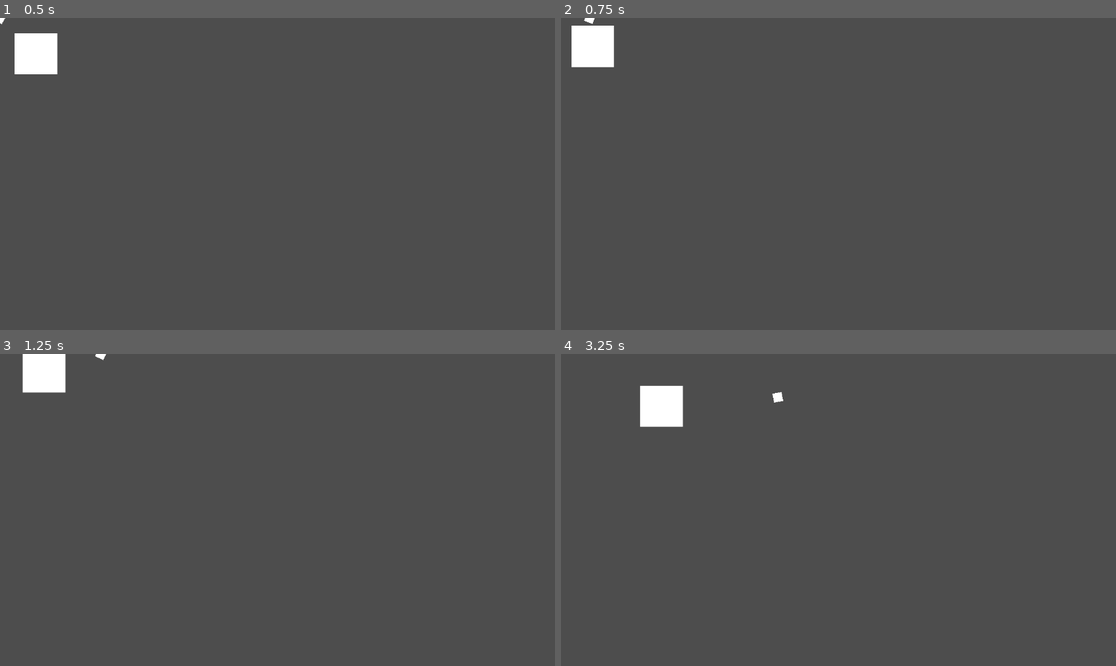
Above: before the commit, frames 1-4 (two rows, left to right).
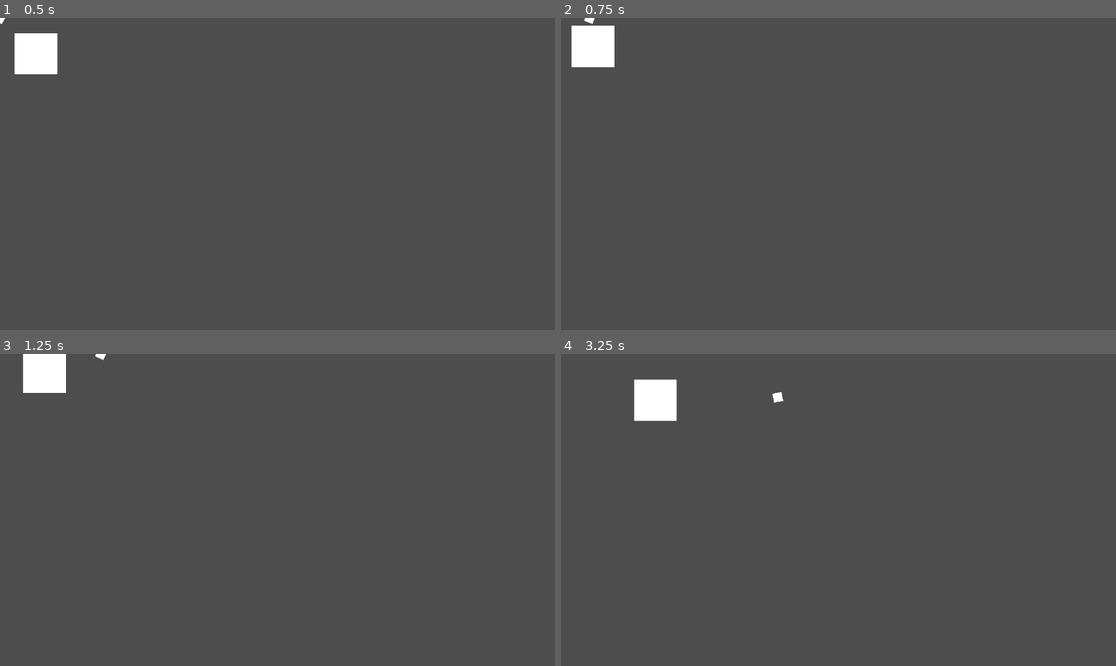
Above: after the commit, the same moments.

Repository: Belphonz/GlobalGameJam2024
Game: Godot game, scene res://scenes/testScene.tscn
Same seed, same stepped clock (60 frames per second), same inputs: the game is played once before the commit and once after it. This scene is started directly instead of the project's main scene.
Inputs (mouse positions are in pixels of both pictures, inside the frame that each line leads up to):
- Up to frame 1 (0.5 s): no input
- Up to frame 2 (0.75 s): move the mouse to (960, 158) at 0.52 s; hold D (move_right) from 0.53 s (still down)
- Up to frame 3 (1.25 s): keep holding D (move_right)
- Up to frame 4 (3.25 s): move the mouse to (727, 525) at 1.27 s; release D (move_right) at 1.28 s; hold S (move_down) 1.28-2.03 s; move the mouse to (894, 441) at 2.02 s; hold D (move_right) 2.03-2.78 s; move the mouse to (810, 572) at 2.77 s; hold W (move_up) from 2.78 s (still down)

Frame 1 is identical in both runs. In frame 2, less than 0.1% of the frame differs, in the area x 9-10%, y 2-16%; in frame 3, less than 0.1%; in frame 4, 0.6%, in the area x 13-23%, y 8-24%.

Commit message:
Enemy only fires when within range

Diff:
--- a/elements/enemies/ClownWithAK47.tscn
+++ b/elements/enemies/ClownWithAK47.tscn
@@ -6,7 +6,6 @@
 
 [node name="Enemy" instance=ExtResource("1_grr7j")]
 script = ExtResource("2_ud5t6")
-_moveSpeed = 60.0
 
 [node name="Sprite2D" parent="." index="0"]
 scale = Vector2(0.393333, 0.38)
--- a/scripts/enemy/clownWithAK47.gd
+++ b/scripts/enemy/clownWithAK47.gd
@@ -4,16 +4,29 @@
 @export
 var attackSpeed:float=0.2
 @export
-var _moveSpeed:float = 0.5
+var firingTime:float=4.0
+@export
+var cooldownTime:float = 1.0
+@export
+var _moveSpeed:float = 60
 @export
 var fireCone:float = 1/4.0 * PI
 @export
 var fireChangeRate:float = 1/32.0 * PI
 
+@export
+var firingRange:float=100.0
+@export
+var rangeRange:float=40.0
+
 var offset:float=0
 var fireChange=fireChangeRate
+var weaponActive:bool=true
+var movingToRange:bool=true
 
-var attackTimer:float=0
+var attackTimer:float=0 		#Time between shots, time shooting continuously, time with weapon cooling down
+var attackingTimer:float=0
+var cooldownTimer:float=0
 
 # Called every frame. 'delta' is the elapsed time since the previous frame.
 func _process(delta):
@@ -25,9 +38,27 @@
 	moveSpeed=_moveSpeed
 
 func attack(delta):	#Function called every frame
+
+	var distFromPlayer:float=(Player.get_global_position().distance_to(get_global_position()))
+
+	if(!weaponActive):	#If weapon is cooling down, handle cooldown timer, done before checking range as weapon will cooldown when
+
+		cooldownTimer+=delta
+		if(cooldownTimer>cooldownTime):
+			cooldownTimer=0
+			attackingTimer=0
+			weaponActive=true
+
+	if(abs(distFromPlayer-firingRange)>rangeRange):	#If player is outside of firing range, don't attack
+		if(weaponActive):
+			attackingTimer=0
+		return
+
+
+
 	attackTimer+=delta
+	attackingTimer+=delta;
 	if(attackTimer>=attackSpeed):
-
 		var cosOffset:float=cos(offset)	#Get fire direction with offset
 		var sinOffset:float=sin(offset)
 		var attackDirection:Vector2=Vector2(cosOffset*playerDirection.x-sinOffset*playerDirection.y,sinOffset*playerDirection.x+cosOffset*playerDirection.y)
@@ -43,6 +74,9 @@
 		attackTimer=0
 		print(offset)		#TODO: Add shooting bullet
 
+	if(attackingTimer>=firingTime):	#Weapon deactivates after firing for too long
+		weaponActive=false
+
 func move(delta):
 	velocity=playerDirection * moveSpeed
 	move_and_slide()
